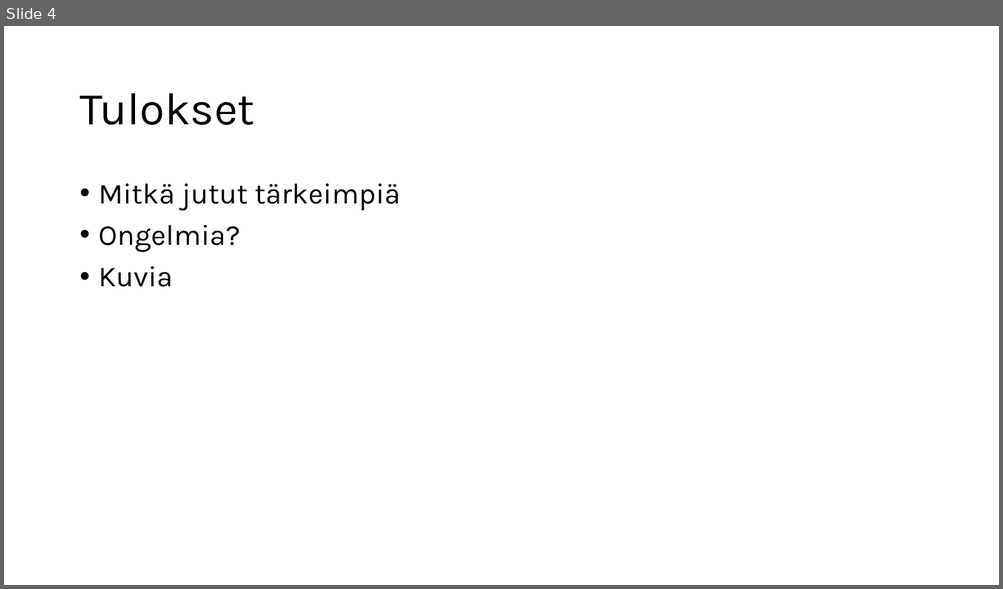
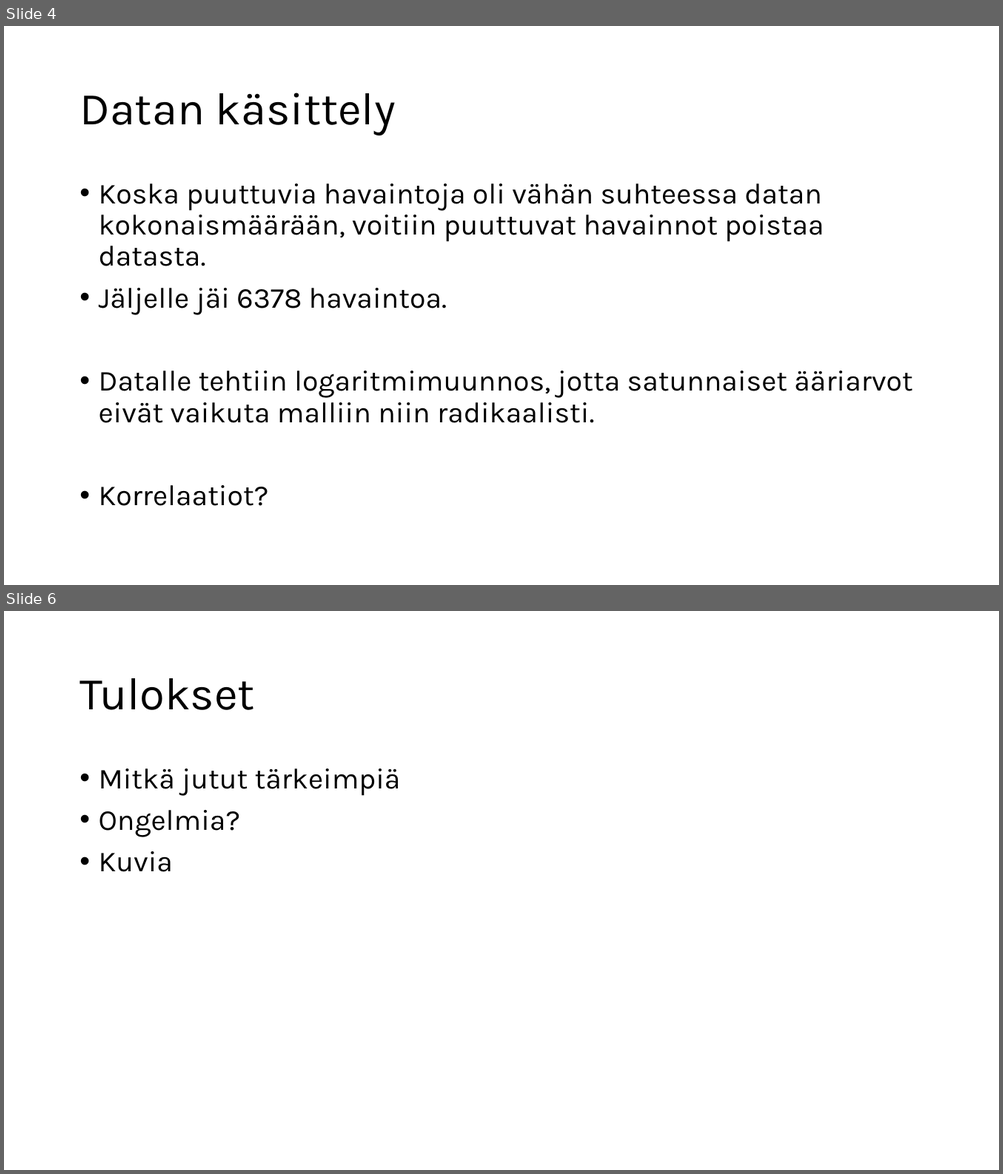
Before and after one commit to joona111/TIES4600, a slide deck: esitys.pptx. Shown one above the other, each under a label of ours: slide 4 before the commit, slides 4 and 6 after it; the slides between them are not shown. The pictures are 1003x589 and 1003x1174 pixels, drawn with LibreOffice and Linux fonts; fonts in the diff are those of the drawing. Boxes give left, top, right and bottom in pixels: in the first picture for what was removed or moved away, otherwise in the second. Text is boxed around its words. In the diff, an @@ line names an element or a change of style, - is before the commit and + after.

```diff
--- a/esitys.pptx
+++ b/esitys.pptx
@@ slide 4 added at <box>4,26,999,585</box>, background #FFFFFF @@
@@ title added at <box>79,93,395,136</box>, 44 pt, text #000000 @@
+Datan käsittely
@@ text added at <box>99,184,912,506</box>, 28 pt, text #000000 @@
+• Koska puuttuvia havaintoja oli vähän suhteessa datan kokonaismäärään, voitiin puuttuvat havainnot poistaa datasta.
+• Jäljelle jäi 6378 havaintoa.
+• Datalle tehtiin logaritmimuunnos, jotta satunnaiset ääriarvot eivät vaikuta malliin niin radikaalisti.
+• Korrelaatiot?
@@ what was slide 4 is now slide 6 @@
```
Also in this commit, not shown: 3 slides changed, 2 other slides added.
